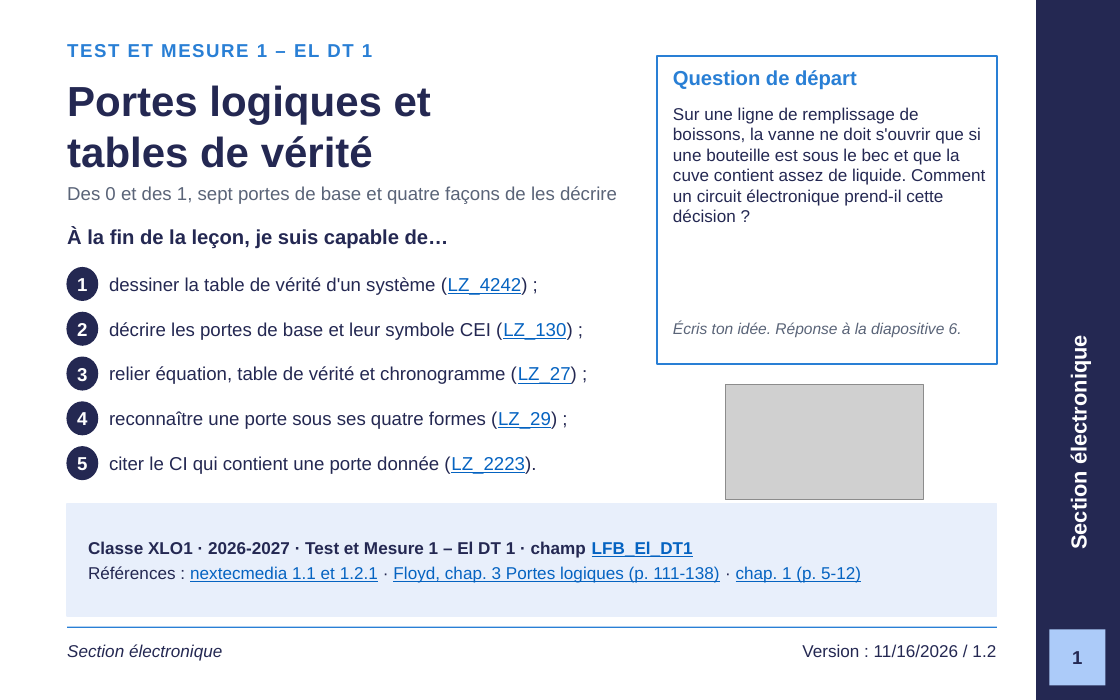
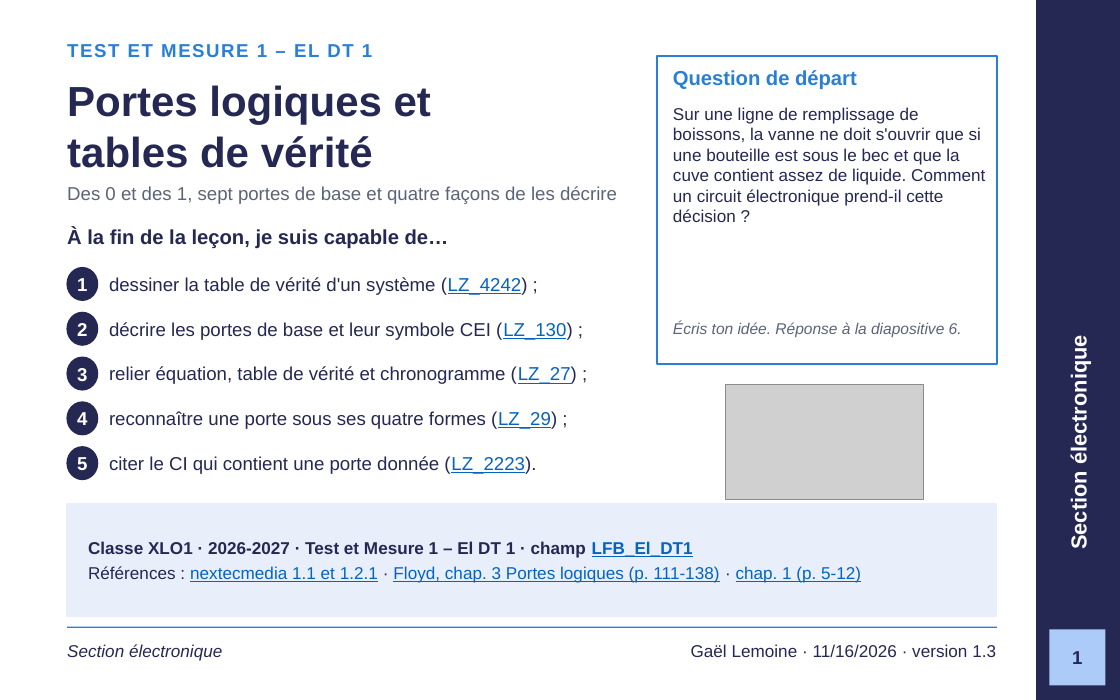
Before and after one commit to GlemoineETML/cours-etml, a slide deck: slide 1 of reference/tm1/semaine-1/120 Portes logiques et tables de vérité.pptx. Drawn at 1120x700 pixels with LibreOffice and Linux fonts; fonts in the diff are those of the drawing; grey boxes stand for pictures; background and template pictures are left out. Boxes give left, top, right and bottom in pixels: in the first picture for what was removed or moved away, otherwise in the second. Text is boxed around its words. In the diff, an @@ line names an element or a change of style, - is before the commit and + after.

```diff
--- a/reference/tm1/semaine-1/120 Portes logiques et tables de vérité.pptx
+++ b/reference/tm1/semaine-1/120 Portes logiques et tables de vérité.pptx
@@ text at (691, 644, 996, 657): text changed @@
-Version : 11/16/2026 / 1.2
+Gaël Lemoine · 11/16/2026 · version 1.3
```
Also in this commit, not shown: 11 other slides changed, 19 other files.
